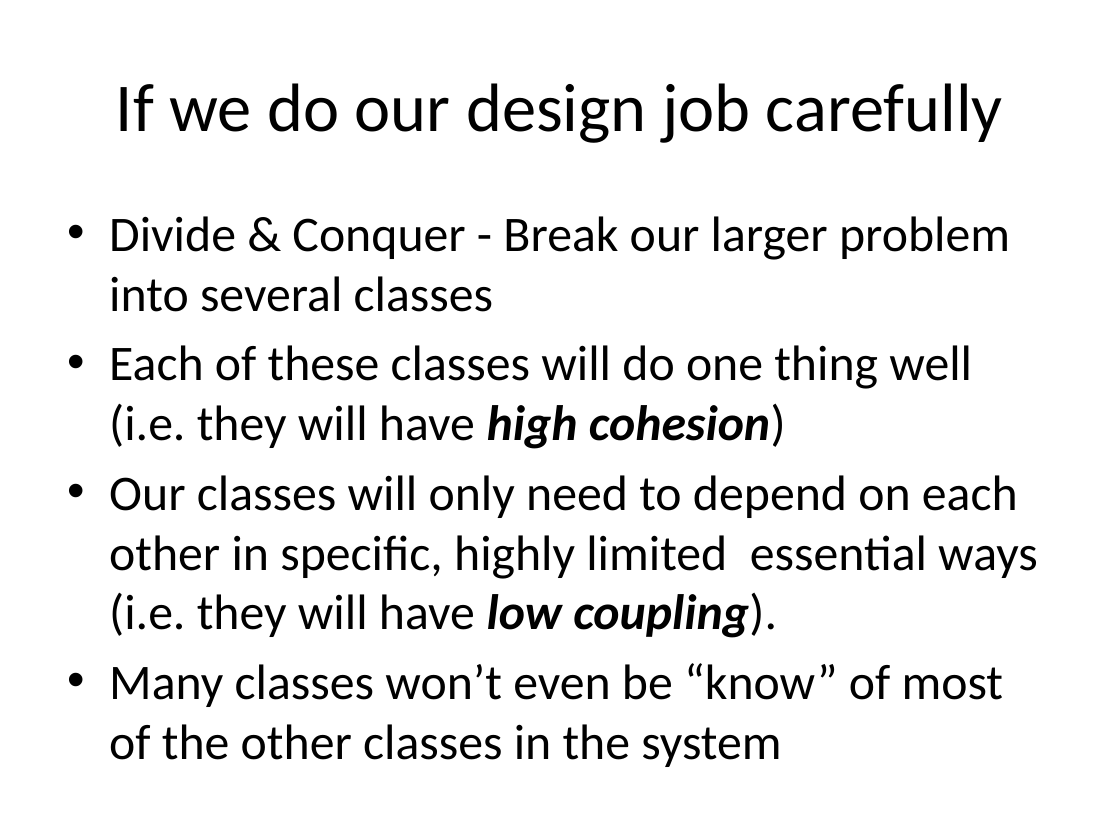
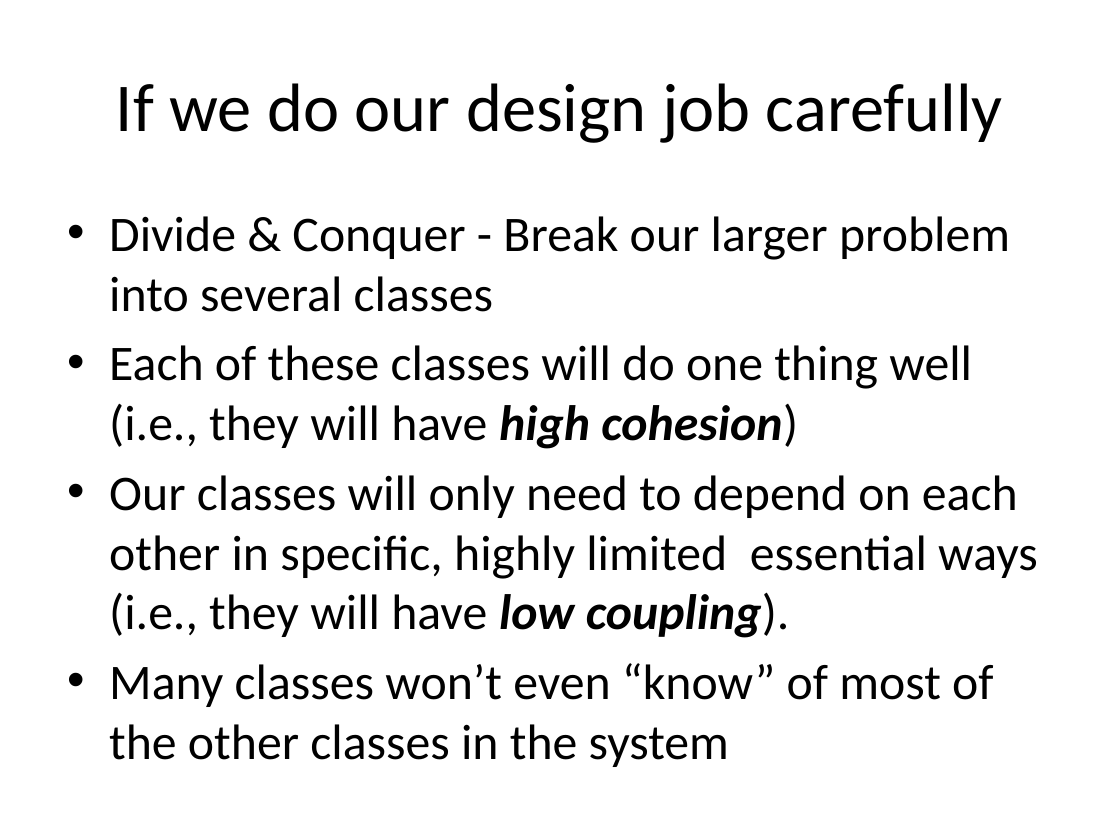
Before and after one commit to RHIT-CSSE/csse220, a slide deck: slide 46 of ClassMaterials/CohesionAndCoupling/Slides/Cohesion_And_Coupling.pptx (slide 45 before the commit). Drawn at 1120x840 pixels with LibreOffice and Linux fonts; fonts in the diff are those of the drawing. Boxes give left, top, right and bottom in pixels: in the first picture for what was removed or moved away, otherwise in the second. Text is boxed around its words. In the diff, an @@ line names an element or a change of style, - is before the commit and + after.

```diff
--- a/ClassMaterials/CohesionAndCoupling/Slides/Cohesion_And_Coupling.pptx
+++ b/ClassMaterials/CohesionAndCoupling/Slides/Cohesion_And_Coupling.pptx
@@ text at bbox=[109, 345, 1038, 767]: text changed @@
-• Each of these classes will do one thing well (i.e. they will have high cohesion)
-• Our classes will only need to depend on each other in specific, highly limited essential ways (i.e. they will have low coupling).
-• Many classes won’t even be “know” of most of the other classes in the system
+• Each of these classes will do one thing well (i.e., they will have high cohesion)
+• Our classes will only need to depend on each other in specific, highly limited essential ways (i.e., they will have low coupling).
+• Many classes won’t even “know” of most of the other classes in the system
```
Also in this commit, not shown: 9 other slides changed, 1 slide added.
